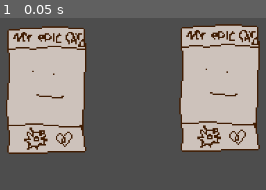
Above: before the commit, frame 1.
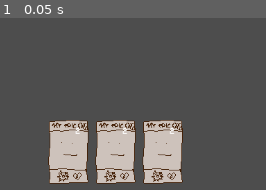
Above: after the commit, the same moment.

Repository: CraftMaster07/MonsterCardsClone
Game: Godot game, scene res://Scenes/board.tscn
Two runs of this game, one before a commit and one after it. Both use one fixed random seed, a clock stepped at 60 frames per second and the inputs below.
Inputs:
- Up to frame 1 (0.05 s): no input

The runs differ from the first frame. In frame 1, 55% of the frame differs, in the area x 2-98%, y 3-97%.

Commit message:
added uuummm cost?

Diff:
--- a/monster-cards-clone/Scenes/board.tscn
+++ b/monster-cards-clone/Scenes/board.tscn
@@ -14,19 +14,20 @@
 offset_right = 135.0
 offset_bottom = 135.0
 
-[node name="Hand" type="Node2D" parent="."]
+[node name="Hand" type="HBoxContainer" parent="."]
+offset_left = 413.0
+offset_top = 477.0
+offset_right = 613.0
+offset_bottom = 573.0
 
 [node name="Card" parent="Hand" instance=ExtResource("2_l5487")]
-offset_left = 598.0
-offset_top = 337.0
-offset_right = 598.0
-offset_bottom = 337.0
+layout_mode = 2
 cost = -2
 damage = 3
 health = 4
 
 [node name="Card2" parent="Hand" instance=ExtResource("2_l5487")]
-offset_left = 348.0
-offset_top = 340.0
-offset_right = 348.0
-offset_bottom = 340.0
+layout_mode = 2
+
+[node name="Card3" parent="Hand" instance=ExtResource("2_l5487")]
+layout_mode = 2
--- /dev/null
+++ b/monster-cards-clone/Scenes/player.tscn
@@ -0,0 +1,3 @@
+[gd_scene format=3 uid="uid://syfm2kspvm70"]
+
+[node name="PlayerHandler" type="Node2D"]
--- /dev/null
+++ b/monster-cards-clone/main_theme.tres
@@ -0,0 +1,7 @@
+[gd_resource type="Theme" load_steps=2 format=3 uid="uid://f2a4ylwdbwtx"]
+
+[ext_resource type="FontFile" uid="uid://b13kiadbfhetg" path="res://assets/fonts/VCR_OSD_MONO_1.001.ttf" id="1_iqut4"]
+
+[resource]
+default_font = ExtResource("1_iqut4")
+default_font_size = 12
--- a/monster-cards-clone/scenes/card.tscn
+++ b/monster-cards-clone/scenes/card.tscn
@@ -1,11 +1,33 @@
-[gd_scene load_steps=3 format=3 uid="uid://d2efqpfk6vwcm"]
+[gd_scene load_steps=4 format=3 uid="uid://d2efqpfk6vwcm"]
 
+[ext_resource type="Theme" uid="uid://f2a4ylwdbwtx" path="res://main_theme.tres" id="1_6hjbs"]
 [ext_resource type="Script" path="res://scripts/card.gd" id="1_esr4d"]
 [ext_resource type="Texture2D" uid="uid://81xbwibbksle" path="res://assets/carddefault.png" id="1_qm8ug"]
 
 [node name="Card" type="TextureButton"]
-scale = Vector2(2, 2)
+offset_right = 64.0
+offset_bottom = 96.0
+scale = Vector2(4, 4)
+theme = ExtResource("1_6hjbs")
 texture_normal = ExtResource("1_qm8ug")
 script = ExtResource("1_esr4d")
 
+[node name="costTexture" type="TextureRect" parent="."]
+layout_mode = 0
+offset_left = 37.0
+offset_top = 7.0
+offset_right = 57.0
+offset_bottom = 28.0
+
+[node name="Label" type="Label" parent="costTexture"]
+layout_mode = 1
+anchors_preset = 15
+anchor_right = 1.0
+anchor_bottom = 1.0
+grow_horizontal = 2
+grow_vertical = 2
+text = "2"
+horizontal_alignment = 1
+vertical_alignment = 1
+
 [connection signal="button_up" from="." to="." method="_on_button_up"]
Binary file added: monster-cards-clone/Assets/fonts/VCR_OSD_MONO_1.001.ttf
Not shown, added: monster-cards-clone/Assets/fonts/VCR_OSD_MONO_1.001.ttf.import
